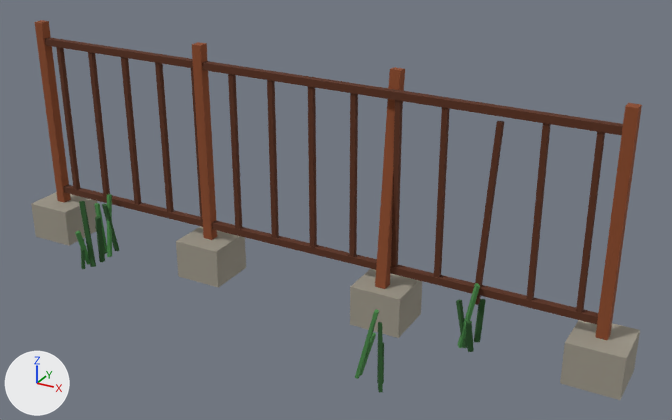
One commit to the FBX model pirate-crew/Assets/Art/Models/WorldKit/ChemPlant/ChemPlant_Fence.fbx: the scene before it, then after it.
The view is the same before and after, from a 50 mm camera at (4.28, -6.94, 4.48) aimed at (0.56, -0.18, 1.1). Lighting does not change. The marker at lower left points along +X, +Y and +Z. The picture after the commit comes second.

The scene before the commit, as lines of its bpy script (objects in view):
```python
mat_kit_concretemid = principled_material('Kit_ConcreteMid')
mat_kit_concretemid.base_color = (0.342, 0.314, 0.254)  # grey #9e988a
mat_kit_concretemid.roughness = 1.0
mat_kit_grassdark = principled_material('Kit_GrassDark')
mat_kit_grassdark.base_color = (0.0262, 0.102, 0.0262)  # dark green #2d5a2d
mat_kit_grassdark.roughness = 1.0
mat_kit_grassmid = principled_material('Kit_GrassMid')
mat_kit_grassmid.base_color = (0.0685, 0.262, 0.0685)  # green #4a8c4a
mat_kit_grassmid.roughness = 1.0
mat_kit_rust = principled_material('Kit_Rust')
mat_kit_rust.base_color = (0.262, 0.0685, 0.0212)  # brown #8c4a28
mat_kit_rust.roughness = 1.0
mat_kit_rustdark = principled_material('Kit_RustDark')
mat_kit_rustdark.base_color = (0.102, 0.0284, 0.0103)  # brown #5a2f1a
mat_kit_rustdark.roughness = 1.0
me_chemplant_fence = bpy.data.meshes.new('ChemPlant_Fence')
me_chemplant_fence.from_pydata(...)  # 320 vertices, 240 faces; spans x -3.25..3.25, y -1.12..0.25, z 0.0..2.4
# faces by material slot: [24, 60, 36, 24, 96]
me_chemplant_fence.materials.append(mat_kit_concretemid)  # grey #9e988a
me_chemplant_fence.materials.append(mat_kit_grassdark)  # dark green #2d5a2d
me_chemplant_fence.materials.append(mat_kit_grassmid)  # green #4a8c4a
me_chemplant_fence.materials.append(mat_kit_rust)  # brown #8c4a28
me_chemplant_fence.materials.append(mat_kit_rustdark)  # brown #5a2f1a
ob_chemplant_fence = bpy.data.objects.new('ChemPlant_Fence', me_chemplant_fence)
ob_chemplant_fence.location = (0.0, 0.0, 0.0)
```
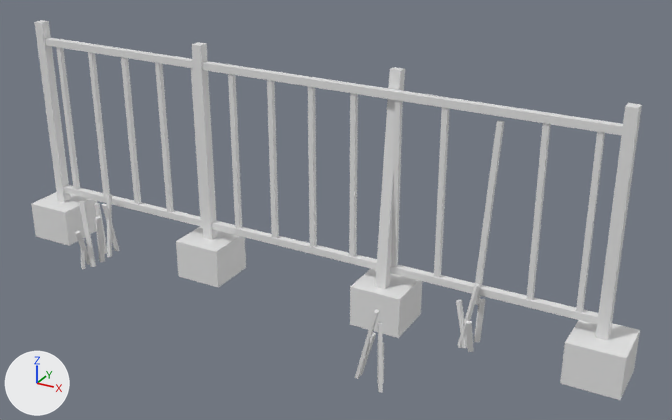
Where the change shows, as pixel boxes (x1, y1, x2, y2) in the pictures (672 x 420 px):
'ChemPlant_Fence', recoloured (lighter)
    both: (31, 20, 642, 400)

What the commit changed:
Material 'Kit_ConcreteMid' (mat_kit_concretemid) changes colour from grey #9e988a to white #e7e7e7; in linear values from (0.342, 0.314, 0.254) to (0.8, 0.8, 0.8).
Material 'Kit_GrassDark' (mat_kit_grassdark) changes colour from dark green #2d5a2d to white #e7e7e7; in linear values from (0.0262, 0.102, 0.0262) to (0.8, 0.8, 0.8).
Material 'Kit_GrassMid' (mat_kit_grassmid) changes colour from green #4a8c4a to white #e7e7e7; in linear values from (0.0685, 0.262, 0.0685) to (0.8, 0.8, 0.8).
Material 'Kit_Rust' (mat_kit_rust) changes colour from brown #8c4a28 to white #e7e7e7; in linear values from (0.262, 0.0685, 0.0212) to (0.8, 0.8, 0.8).
Material 'Kit_RustDark' (mat_kit_rustdark) changes colour from brown #5a2f1a to white #e7e7e7; in linear values from (0.102, 0.0284, 0.0103) to (0.8, 0.8, 0.8).
